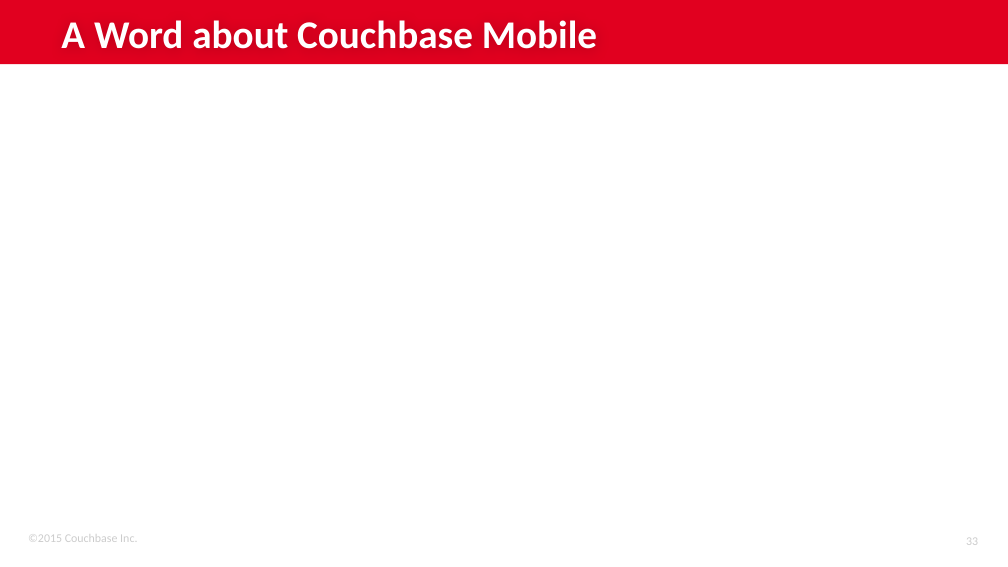
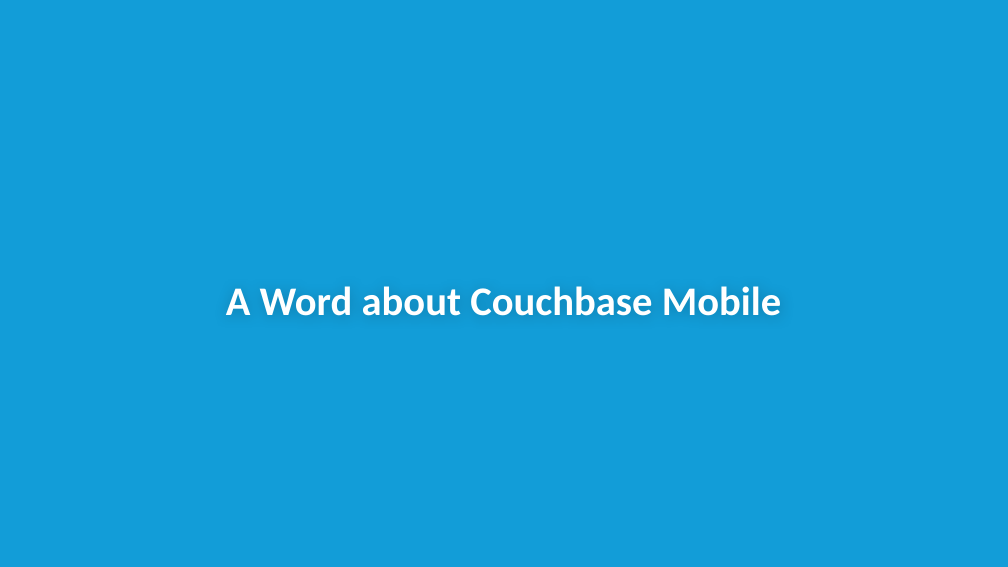
Before and after one commit to subalakr/workshop, a slide deck: slide 31 of server/presentations/Lec-02_Programming_Couchbase.pptx (slide 33 before the commit). Drawn at 1008x567 pixels with LibreOffice and Linux fonts; fonts in the diff are those of the drawing; background and template pictures are left out. Boxes give left, top, right and bottom in pixels: in the first picture for what was removed or moved away, otherwise in the second. Text is boxed around its words. In the diff, an @@ line names an element or a change of style, - is before the commit and + after.

```diff
--- a/server/presentations/Lec-02_Programming_Couchbase.pptx
+++ b/server/presentations/Lec-02_Programming_Couchbase.pptx
@@ background #FFFFFF to #129DD8 @@
@@ rectangle removed at <box>0,0,1008,65</box> @@
@@ title "A Word about Couchbase Mobile": place and size @@
-title "A Word about Couchbase Mobile" at <box>61,20,597,49</box>
+title "A Word about Couchbase Mobile" at <box>226,286,781,316</box>
@@ title "A Word about Couchbase Mobile" at <box>226,286,781,316</box>: size 28 to 29 pt; alignment left to centre; line spacing 0.8 to 1 @@
@@ text removed at <box>28,535,137,542</box> @@
-©2015 Couchbase Inc.
@@ page number removed at <box>966,538,978,545</box> @@
-33
```
Also in this commit, not shown: 6 other slides changed, 3 slides added, 4 slides removed, 9 other files.
